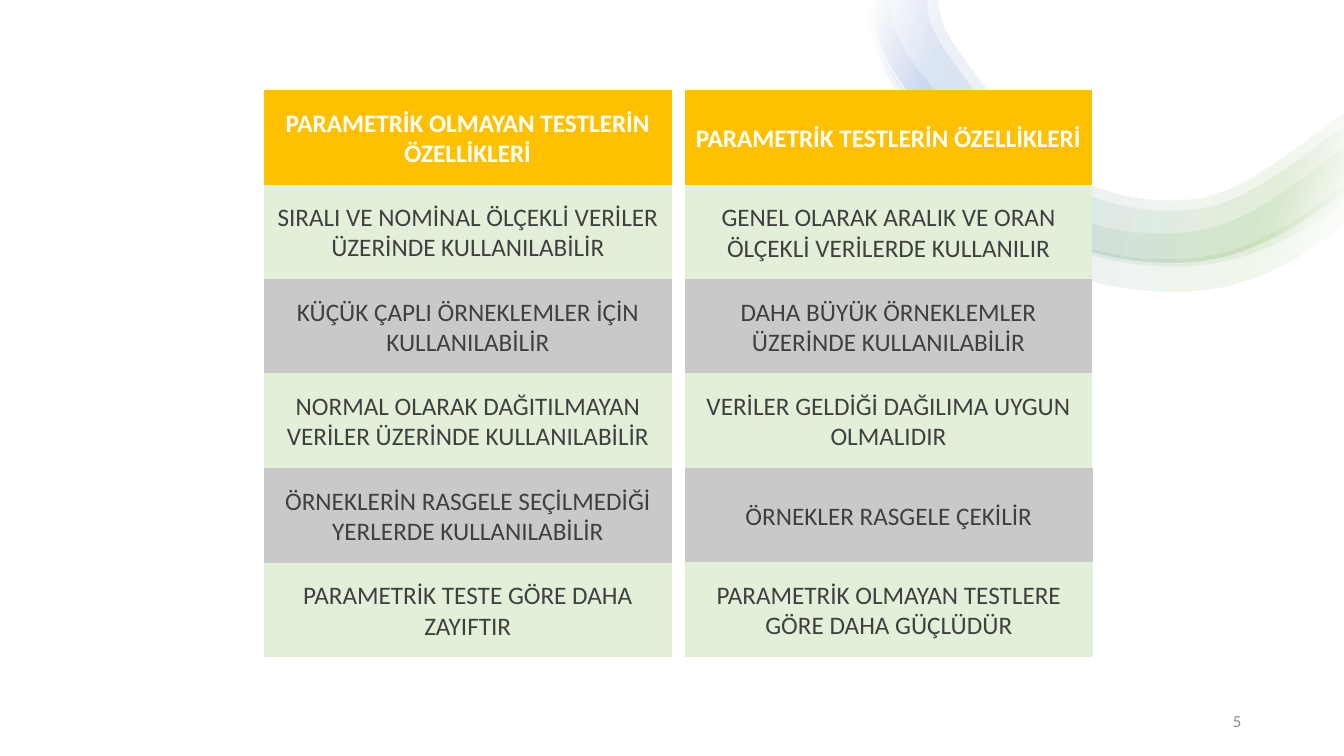
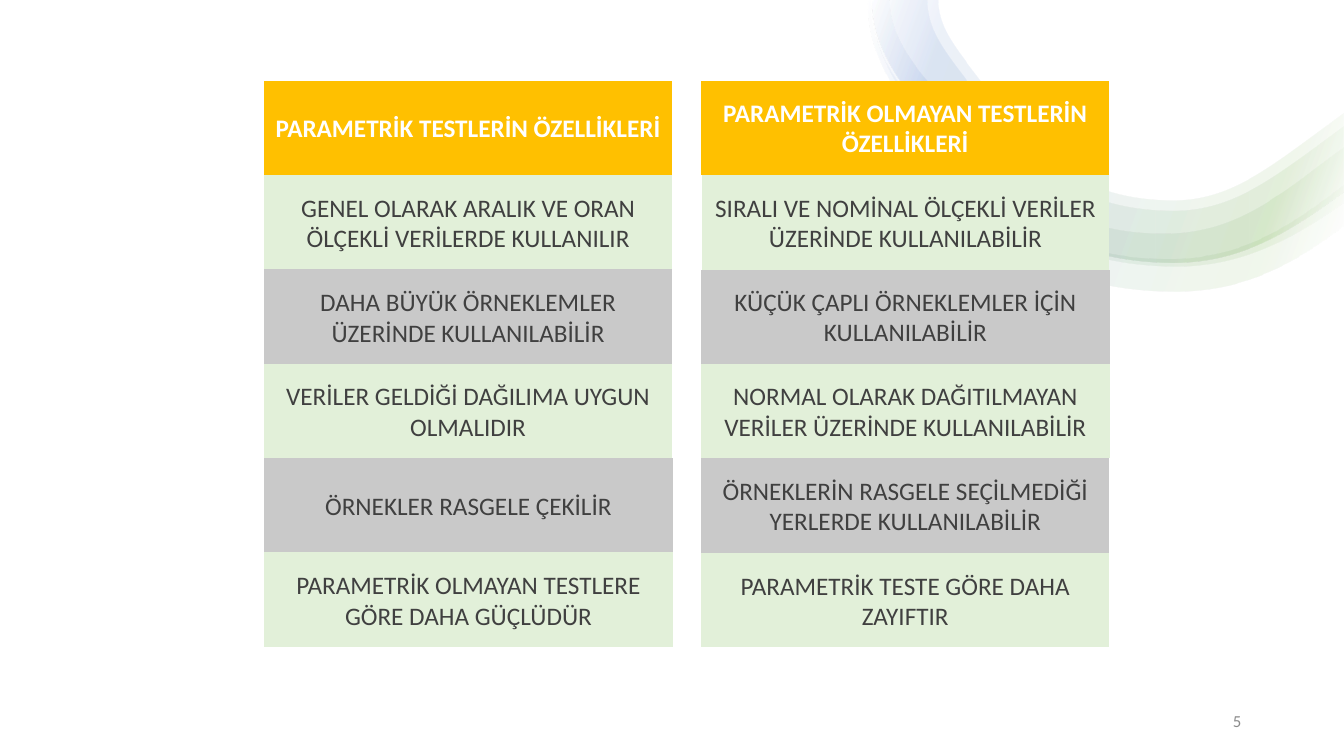
Before and after one commit to chnmzrkgithub/seminer, a slide deck: slide 5 of cihan.pptx. Drawn at 1344x756 pixels with LibreOffice and Linux fonts; fonts in the diff are those of the drawing. Boxes give left, top, right and bottom in pixels: in the first picture for what was removed or moved away, otherwise in the second. Text is boxed around its words. In the diff, an @@ line names an element or a change of style, - is before the commit and + after.

```diff
--- a/cihan.pptx
+++ b/cihan.pptx
@@ 6 rectangles: place and size @@
-6 rectangles at [685,90,1093,656]
+6 rectangles at [264,81,673,647]
@@ 6 rectangles: place and size @@
-6 rectangles at [264,90,673,657]
+6 rectangles at [702,81,1110,648]
```
Also in this commit, not shown: 6 other slides changed, 1 slide added.
